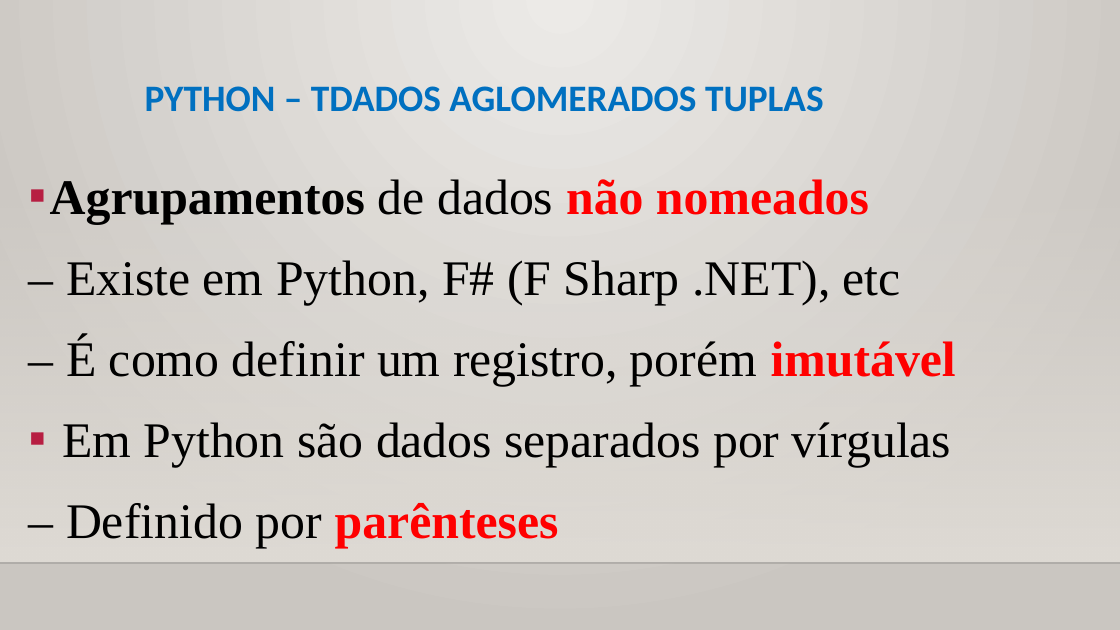
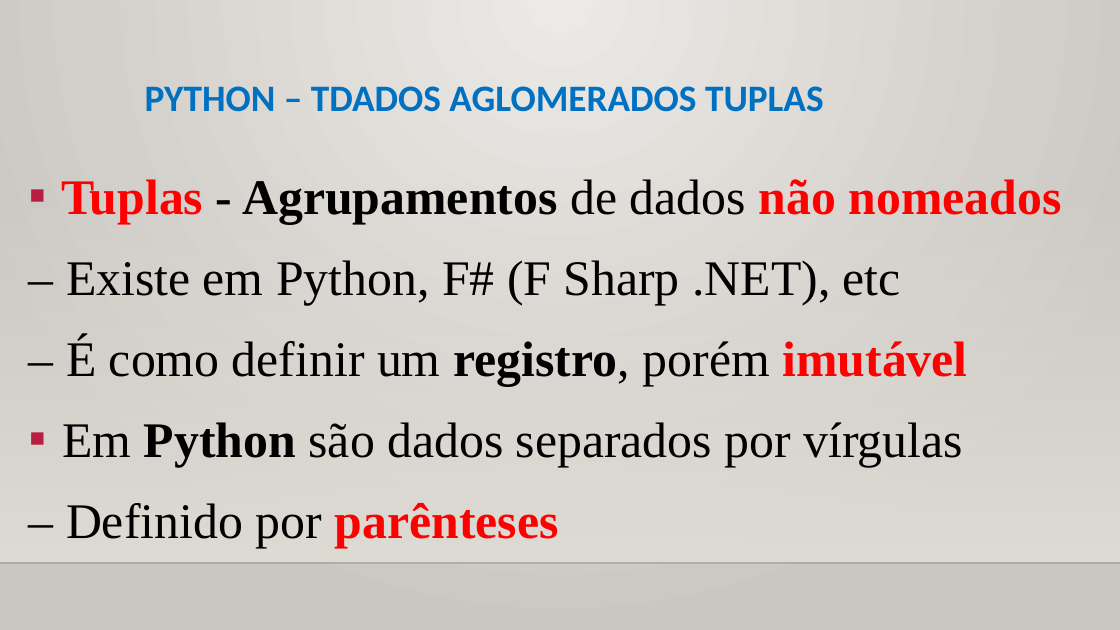
Before and after one commit to CloudEducationBrazil/WydenPythonParadigmas, a slide deck: slide 15 of 01 Classes/Aula 07 Programação Python - Tipos de Dados Aglomerados.pptx (slide 14 before the commit). Drawn at 1120x630 pixels with LibreOffice and Linux fonts; fonts in the diff are those of the drawing; background and template pictures are left out. Boxes give left, top, right and bottom in pixels: in the first picture for what was removed or moved away, otherwise in the second. Text is boxed around its words. In the diff, an @@ line names an element or a change of style, - is before the commit and + after.

Commit message:
PPT Python Aula 7 17092022

```diff
--- a/01 Classes/Aula 07 Programação Python - Tipos de Dados Aglomerados.pptx
+++ b/01 Classes/Aula 07 Programação Python - Tipos de Dados Aglomerados.pptx
@@ text at <box>61,179,1062,224</box>: text changed @@
-▪ Agrupamentos de dados não nomeados
+▪ Tuplas - Agrupamentos de dados não nomeados
@@ text at <box>62,337,968,467</box>: bold on in "registro,", "Python" @@
```
Also in this commit, not shown: 7 other slides changed, 1 slide added.
